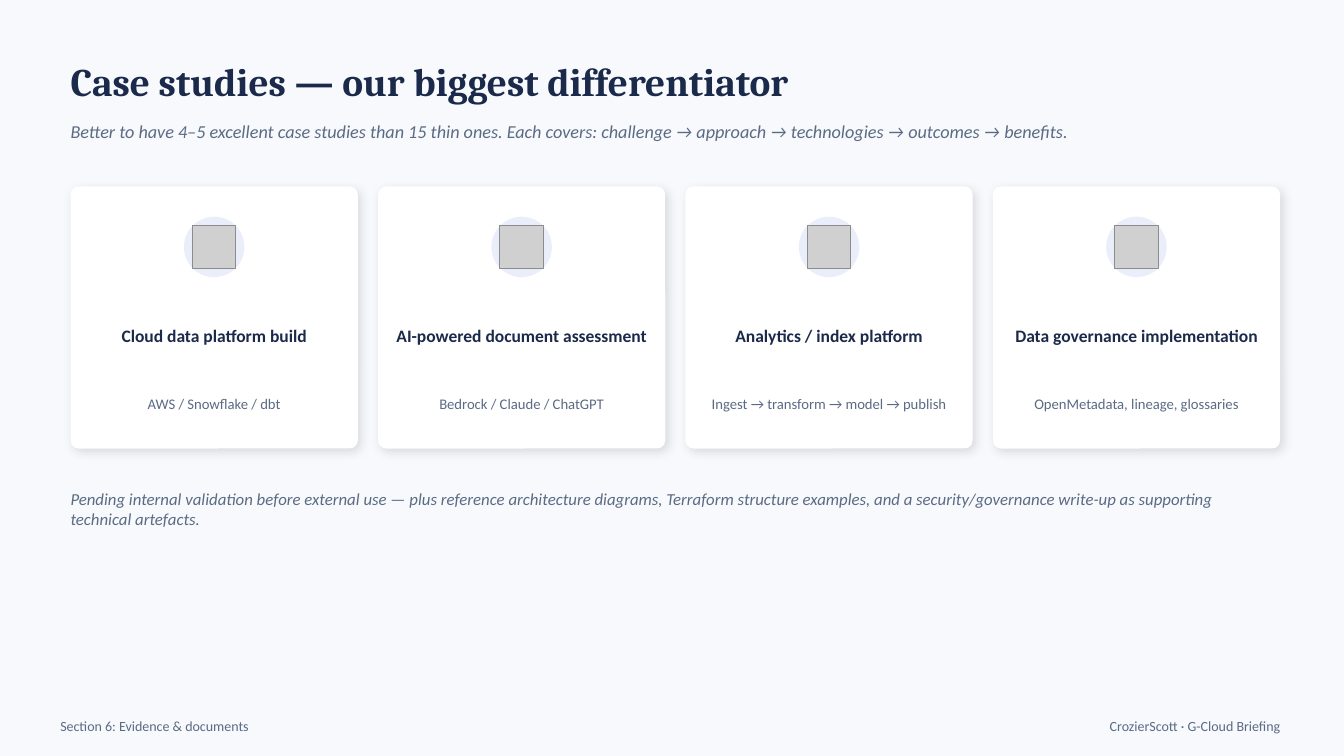
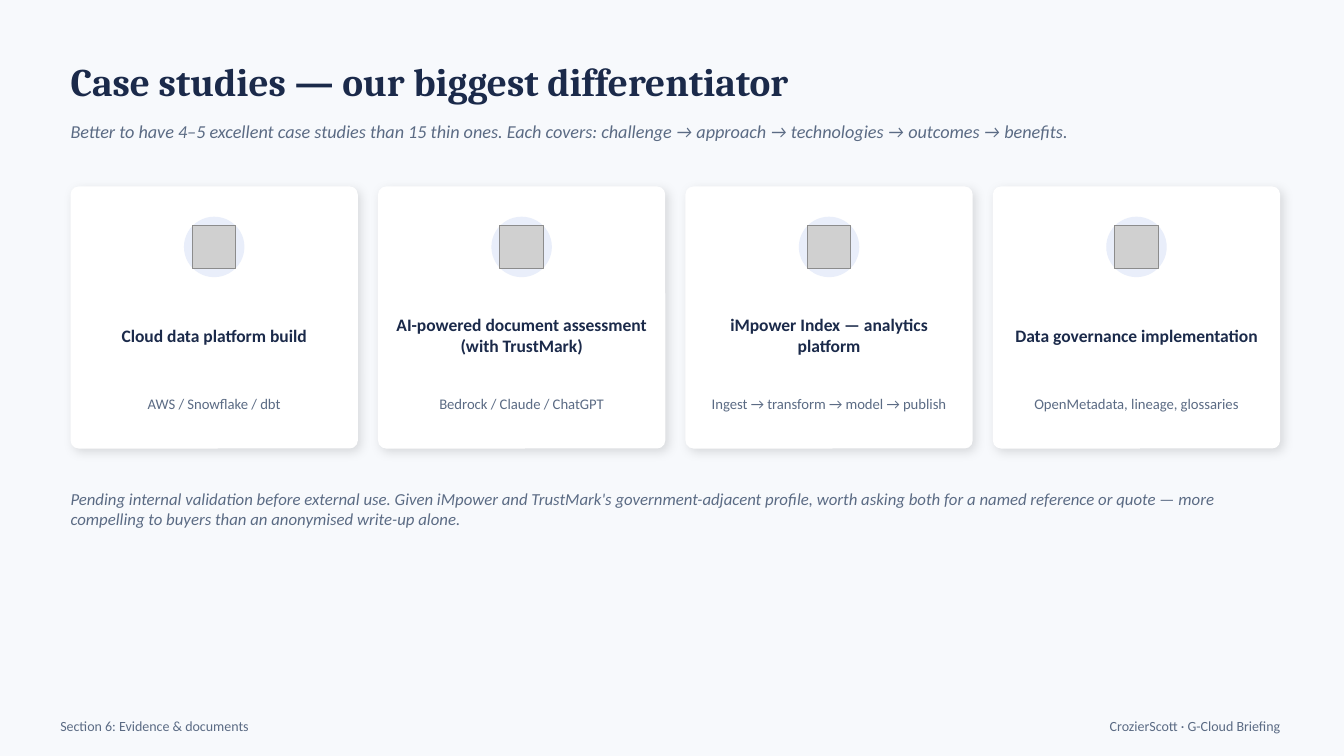
Before and after one commit to eddiemck/G-Cloud, a slide deck: slide 11 of g-cloud-briefing.pptx. Drawn at 1344x756 pixels with LibreOffice and Linux fonts; fonts in the diff are those of the drawing; grey boxes stand for pictures. Boxes give left, top, right and bottom in pixels: in the first picture for what was removed or moved away, otherwise in the second. Text is boxed around its words. In the diff, an @@ line names an element or a change of style, - is before the commit and + after.

Commit message:
Add CE Plus, AWS/Terraform positioning, and iMpower/TrustMark references

```diff
--- a/g-cloud-briefing.pptx
+++ b/g-cloud-briefing.pptx
@@ text at (396,318,647,355): text changed @@
-AI-powered document assessment
+AI-powered document assessment (with TrustMark)
@@ text at (730,318,928,355): text changed @@
-Analytics / index platform
+iMpower Index — analytics platform
@@ text at (71,493,1214,528): text changed @@
-Pending internal validation before external use — plus reference architecture diagrams, Terraform structure examples, and a security/governance write-up as supporting technical artefacts.
+Pending internal validation before external use. Given iMpower and TrustMark's government-adjacent profile, worth asking both for a named reference or quote — more compelling to buyers than an anonymised write-up alone.
```
Also in this commit, not shown: 5 other slides changed, 1 other file.
